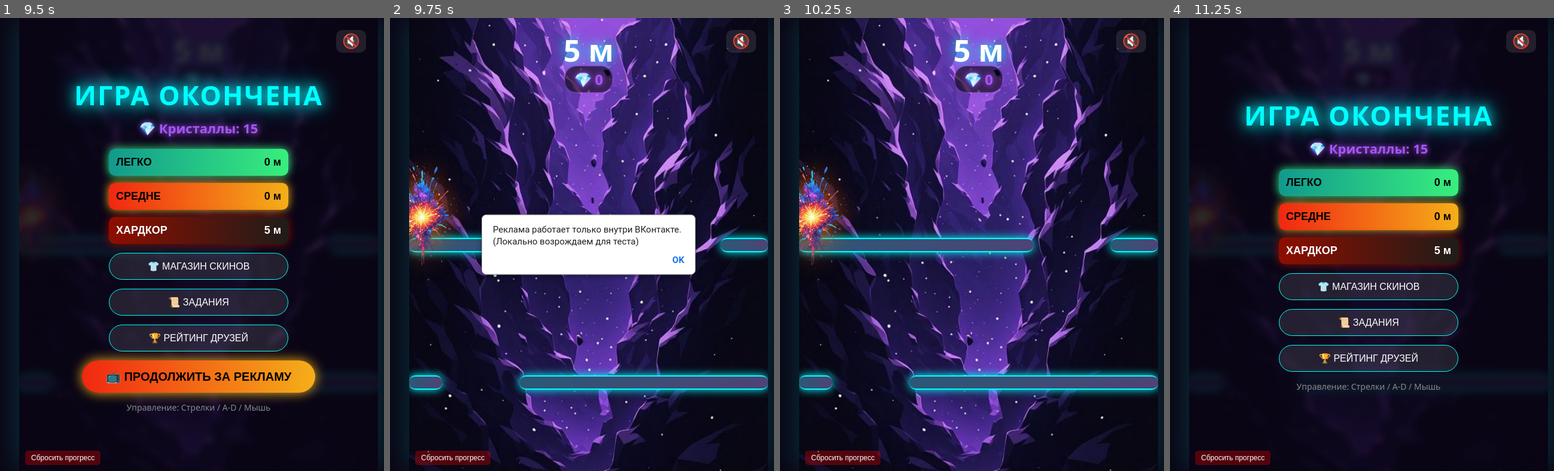
Above: before the commit, frames 1-4 (left to right).
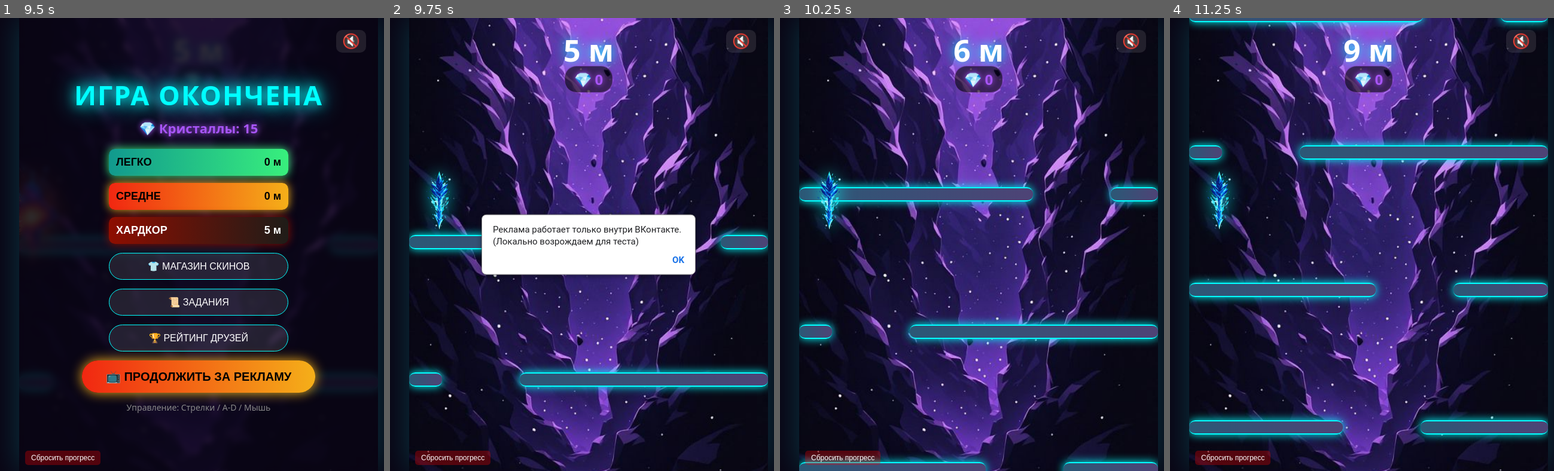
Above: after the commit, the same moments.

Repository: alexejkretch-netizen/ice-arrow-game
Game: browser game, page index.html
The game is run twice, just before and just after one commit, with the same random seed, the same clock (stepped at 60 frames per second) and the same inputs. When the page shows a pop-up message, it is drawn as a white box for half a second while everything else waits; a line starting with > is the answer the replay typed.
Inputs (mouse positions are in pixels of both pictures, inside the frame that each line leads up to; where the layout moved, square brackets give the same spot in the first picture):
- Up to frame 1 (9.5 s): click (199, 244) at 0.27 s; hold D 1.03-1.53 s; click "СРЕДНЕ 0 м" at 1.27 s; hold A 1.58-2.15 s; click "Сбросить прогресс" at 2.02 s; hold D 2.2-2.87 s; click "📺 Забрать 30 💎 (Реклама)" at 2.77 s; hold A 2.92-3.35 s; hold D 3.4-3.9 s; click "ХАРДКОР 0 м" at 3.52 s; hold A 3.95-4.52 s; click "🔊" at 4.27 s; hold D 4.57-5.23 s; click (134, 466) at 5.02 s; hold A 5.28-5.72 s; click (318, 244) at 5.77 s; hold D 5.77-6.27 s; hold A 6.32-6.88 s; click "ХАРДКОР 5 м" at 6.52 s; click (199, 49) at 7.27 s; click (34, 466) at 8.02 s; click (353, 244) at 8.77 s
- Up to frame 2 (9.75 s): click "📺 ПРОДОЛЖИТЬ ЗА РЕКЛАМУ" at 9.52 s
- Up to frame 3 (10.25 s): no input
- Up to frame 4 (11.25 s): click (1304, 190) [1304, 244] at 10.27 s; click (1219, 203) at 11.02 s

Frame 1 is identical in both runs. In frame 2, 5.9% of the frame differs, in the area x 4-99%, y 31-84%; in frame 3, 20%; in frame 4, 57%, in the area x 4-99%, y 0-100%.

Commit message:
Update index.html

Diff:
--- a/index.html
+++ b/index.html
@@ -219,7 +219,9 @@
 
         let score = 0;
         let gameOver = true;
+        let isInvincible = false; // Флаг неуязвимости
         let gameLoopId;
+        let dieTimeout; // Запоминаем таймер, чтобы отменять его
         let currentMode = 'medium';
         let isReviveAvailable = false;
 
@@ -302,19 +304,12 @@
             if (!lastClaim || (now - lastClaim > 86400000)) { dailyRewardModal.style.display = 'flex'; }
         }
 
-        // ОБНОВЛЕННЫЕ ФУНКЦИИ РЕКЛАМЫ (БЕЗ НАДОЕДЛИВЫХ ALERT)
         function claimDaily(multiplier) {
-            if (multiplier === 2 && !vkBridge) {
-                finishClaim(1); // В локальной версии просто даем базовую награду
-                return;
-            }
+            if (multiplier === 2 && !vkBridge) { finishClaim(1); return; }
             if (multiplier === 2 && vkBridge) {
                 vkBridge.send('VKWebAppShowNativeAds', { ad_format: 'reward' })
                     .then((data) => { if (data.result) finishClaim(2); })
-                    .catch((error) => {
-                        console.log("Ошибка рекламы, даем обычный бонус");
-                        finishClaim(1);
-                    });
+                    .catch((error) => { finishClaim(1); });
             } else { finishClaim(1); }
         }
 
@@ -460,16 +455,19 @@
                 gapWidth = Math.max(m.minGap, m.startGap - gapReduction);
             }
 
-            for (let i = 0; i < platforms.length; i++) {
-                let p = platforms[i];
-                let prevScreenY = p.y - prevWorldOffsetY;
-                let currentScreenY = p.y - worldOffsetY;
-
-                let hitZoneTop = arrowScreenY + 90;
-                let hitZoneBottom = arrowScreenY + 115;
-
-                if (Math.max(prevScreenY, currentScreenY) >= hitZoneTop && Math.min(prevScreenY, currentScreenY) <= hitZoneBottom) {
-                    if (arrowX + 30 < p.gapX || arrowX + 45 > p.gapX + gapWidth) { die(); return; }
+            // Если стрела неуязвима, мы пропускаем проверку столкновений
+            if (!isInvincible) {
+                for (let i = 0; i < platforms.length; i++) {
+                    let p = platforms[i];
+                    let prevScreenY = p.y - prevWorldOffsetY;
+                    let currentScreenY = p.y - worldOffsetY;
+
+                    let hitZoneTop = arrowScreenY + 90;
+                    let hitZoneBottom = arrowScreenY + 115;
+
+                    if (Math.max(prevScreenY, currentScreenY) >= hitZoneTop && Math.min(prevScreenY, currentScreenY) <= hitZoneBottom) {
+                        if (arrowX + 30 < p.gapX || arrowX + 45 > p.gapX + gapWidth) { die(); return; }
+                    }
                 }
             }
 
@@ -517,10 +515,16 @@
             boom.style.display = 'block'; boom.style.left = (arrowX - 60) + 'px'; boom.style.top = (boomY - 70) + 'px';
             arrow.style.display = 'none';
 
-            setTimeout(() => {
-                updateUI(); document.querySelector('.menu-title').innerText = "ИГРА ОКОНЧЕНА";
-                if (isReviveAvailable) reviveBtn.style.display = 'block';
-                menu.style.display = 'flex';
+            // Очищаем старый таймер (если он был)
+            if (dieTimeout) clearTimeout(dieTimeout);
+
+            dieTimeout = setTimeout(() => {
+                // Показываем меню, ТОЛЬКО если игрок все еще мертв (не нажал возрождение)
+                if (gameOver) {
+                    updateUI(); document.querySelector('.menu-title').innerText = "ИГРА ОКОНЧЕНА";
+                    if (isReviveAvailable) reviveBtn.style.display = 'block';
+                    menu.style.display = 'flex';
+                }
             }, 1000);
         }
 
@@ -530,7 +534,7 @@
             reviveBtn.style.display = 'none';
             if (mode === 'easy') { crystalsHud.style.display = 'none'; } else { crystalsHud.style.display = 'flex'; }
             score = 0; sessionCrystals = 0; document.getElementById('game-crystals').innerText = sessionCrystals;
-            gameOver = false; isReviveAvailable = true; arrowX = (gameWidth / 2) - 37.5;
+            gameOver = false; isReviveAvailable = true; isInvincible = false; arrowX = (gameWidth / 2) - 37.5;
             velocityX = 0; isMouseDown = false; worldOffsetY = 0;
             arrowSpeed = modes[mode].startSpeed; gapWidth = modes[mode].startGap;
             scoreEl.style.display = 'block'; scoreEl.innerText = "0 м";
@@ -560,7 +564,6 @@
             applySkin(); updateUI();
         }
 
-        // ОБНОВЛЕНА: Убрали страшный alert при закрытии рекламы
         function showRewardedAd() {
             if (!vkBridge) {
                 alert("Реклама работает только внутри ВКонтакте. (Локально возрождаем для теста)");
@@ -576,14 +579,25 @@
                 })
                 .catch((error) => {
                     console.log("Ошибка показа рекламы", error);
-                    // Никаких alert, чтобы не бесить игрока
                 });
         }
 
         function revivePlayer() {
-            isReviveAvailable = false; reviveBtn.style.display = 'none'; menu.style.display = 'none'; gameOver = false;
-            boom.style.display = 'none'; arrow.style.display = 'block';
-            arrow.style.left = arrowX + 'px'; arrow.style.top = arrowScreenY + 'px';
+            if (dieTimeout) clearTimeout(dieTimeout); // Отменяем таймер появления меню
+
+            isReviveAvailable = false;
+            reviveBtn.style.display = 'none';
+            menu.style.display = 'none';
+            gameOver = false;
+            boom.style.display = 'none';
+            arrow.style.display = 'block';
+            arrow.style.left = arrowX + 'px';
+            arrow.style.top = arrowScreenY + 'px';
+
+            // Включаем неуязвимость на 1.5 секунды
+            isInvincible = true;
+            setTimeout(() => { isInvincible = false; }, 1500);
+
             lastTime = performance.now();
             update(lastTime);
         }
